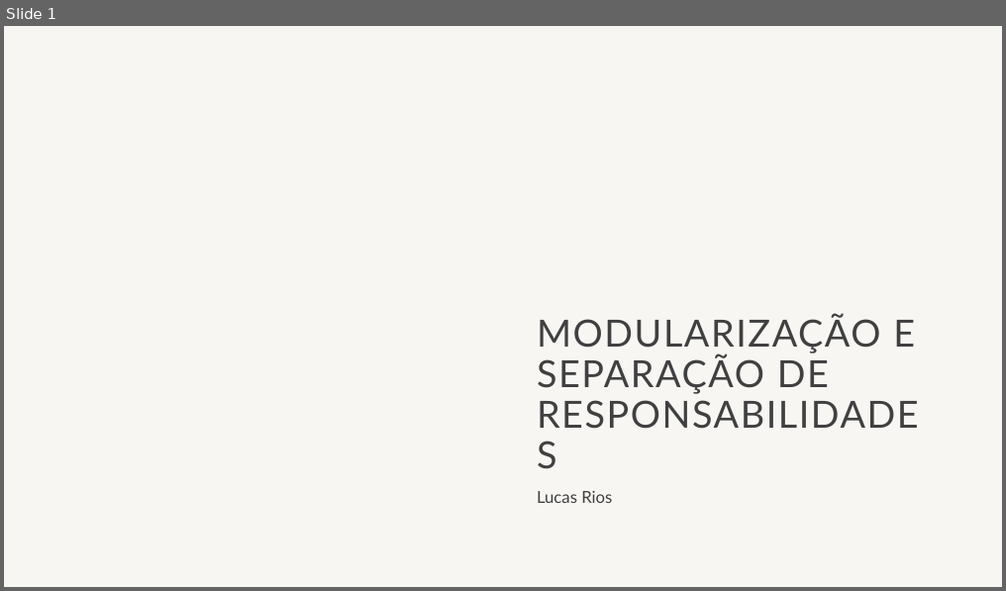
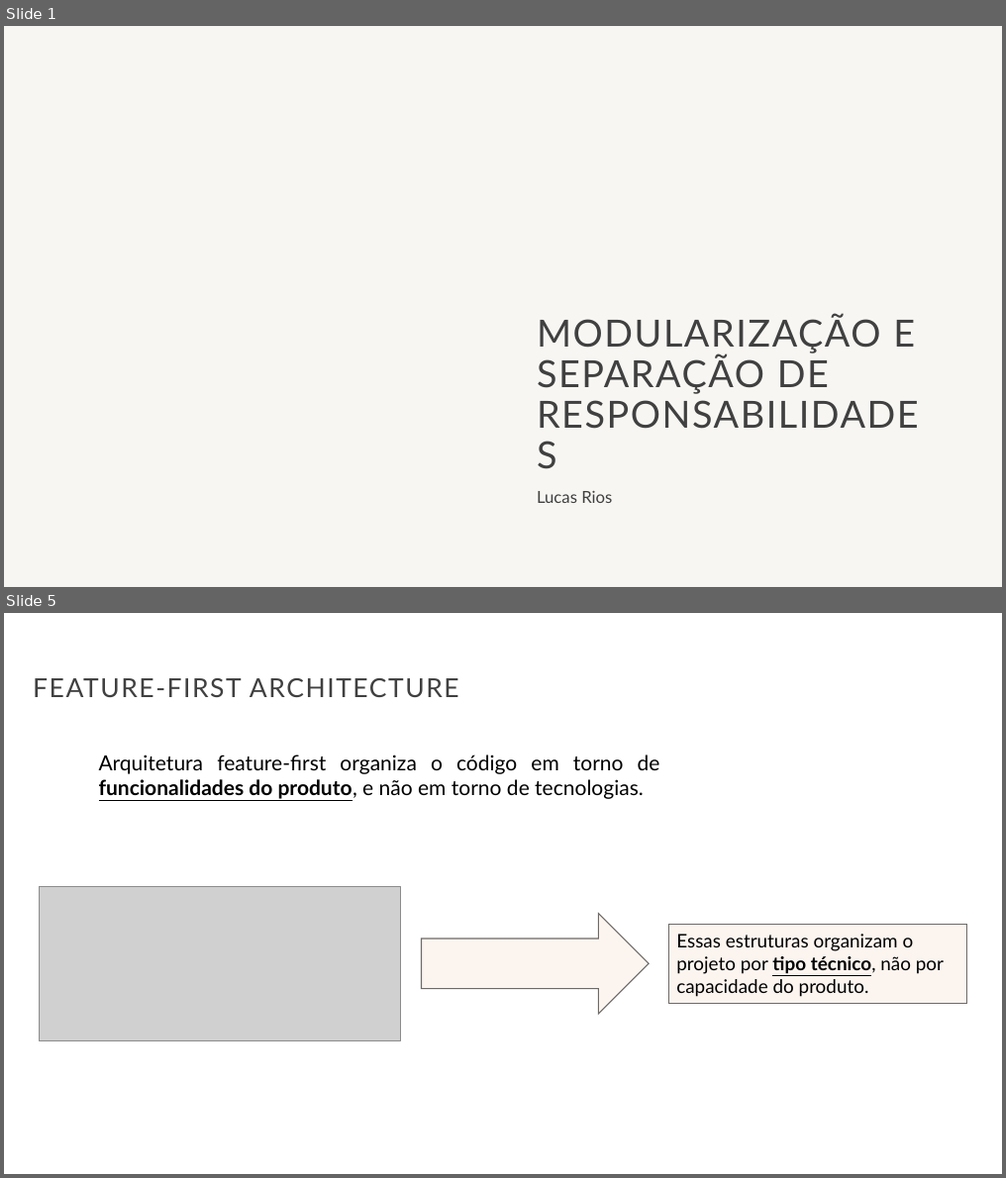
Before and after one commit to LucasRios/FIAP, a slide deck: Aula06/Aula6.pptx. Shown one above the other, each under a label of ours: slide 1 before the commit, slides 1 and 5 after it; the slides between them are not shown. The pictures are 1006x591 and 1006x1178 pixels, drawn with LibreOffice and Linux fonts; fonts in the diff are those of the drawing; grey boxes stand for pictures; background and template pictures are left out. Boxes give left, top, right and bottom in pixels: in the first picture for what was removed or moved away, otherwise in the second. Text is boxed around its words. In the diff, an @@ line names an element or a change of style, - is before the commit and + after.

```diff
--- a/Aula06/Aula6.pptx
+++ b/Aula06/Aula6.pptx
@@ slide 5 added at [4,613,1002,1174], background #FFFFFF @@
@@ title added at [33,678,459,697], 25.2 pt, text #404040 @@
+FEATURE-FIRST ARCHITECTURE
@@ text added at [99,755,660,799], 20 pt, text #000000 @@
+Arquitetura feature-first organiza o código em torno de funcionalidades do produto, e não em torno de tecnologias.
@@ picture added at [40,886,401,1042] @@
@@ right arrow added at [422,914,649,1014], fill #FBF4EF, outline #6E6B69 1 pt @@
@@ rectangle added at [669,925,967,1004], fill #FBF4EF, outline #6E6B69 1 pt @@
@@ text added at [676,934,944,997], 18 pt, text #000000 @@
+Essas estruturas organizam o projeto por tipo técnico, não por capacidade do produto.
```
Also in this commit, not shown: 22 other slides added, 15 slides removed.
